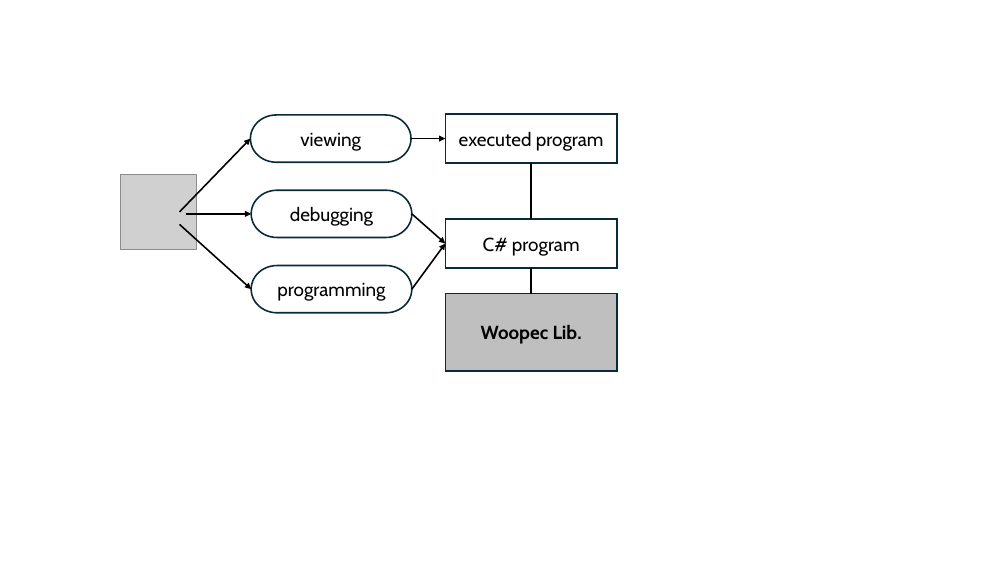
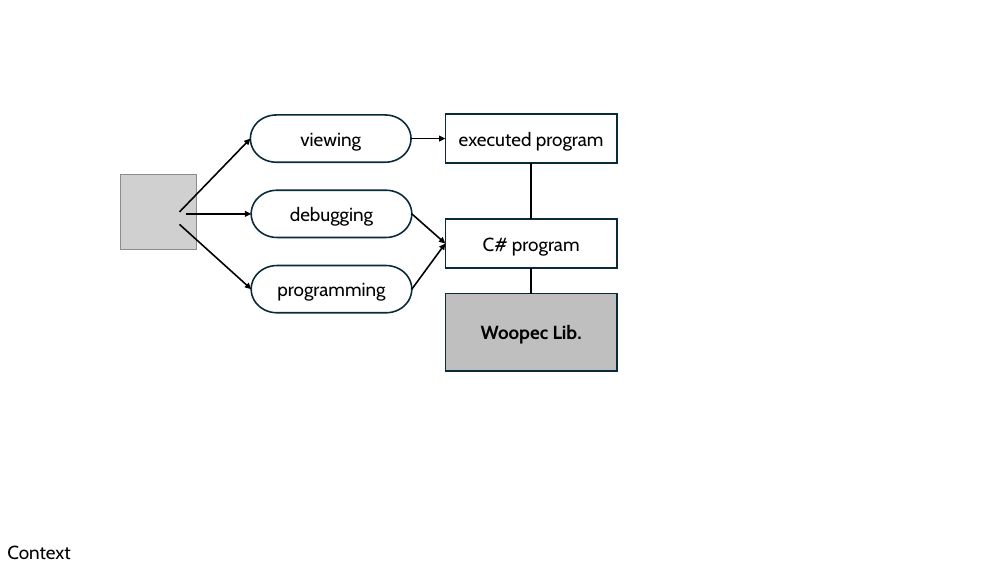
Before and after one commit to FrankFK/WoopecGraphics, a slide deck: slide 1 of InternalDocumentation/Architecture.Pictures.pptx. Drawn at 1008x567 pixels with LibreOffice and Linux fonts; fonts in the diff are those of the drawing; grey boxes stand for pictures. Boxes give left, top, right and bottom in pixels: in the first picture for what was removed or moved away, otherwise in the second. Text is boxed around its words. In the diff, an @@ line names an element or a change of style, - is before the commit and + after.

```diff
--- a/InternalDocumentation/Architecture.Pictures.pptx
+++ b/InternalDocumentation/Architecture.Pictures.pptx
@@ text added at bbox=[7, 545, 70, 560], 18 pt, text #000000 @@
+Context
```
Also in this commit, not shown: 1 other slide changed, 4 slides added.
